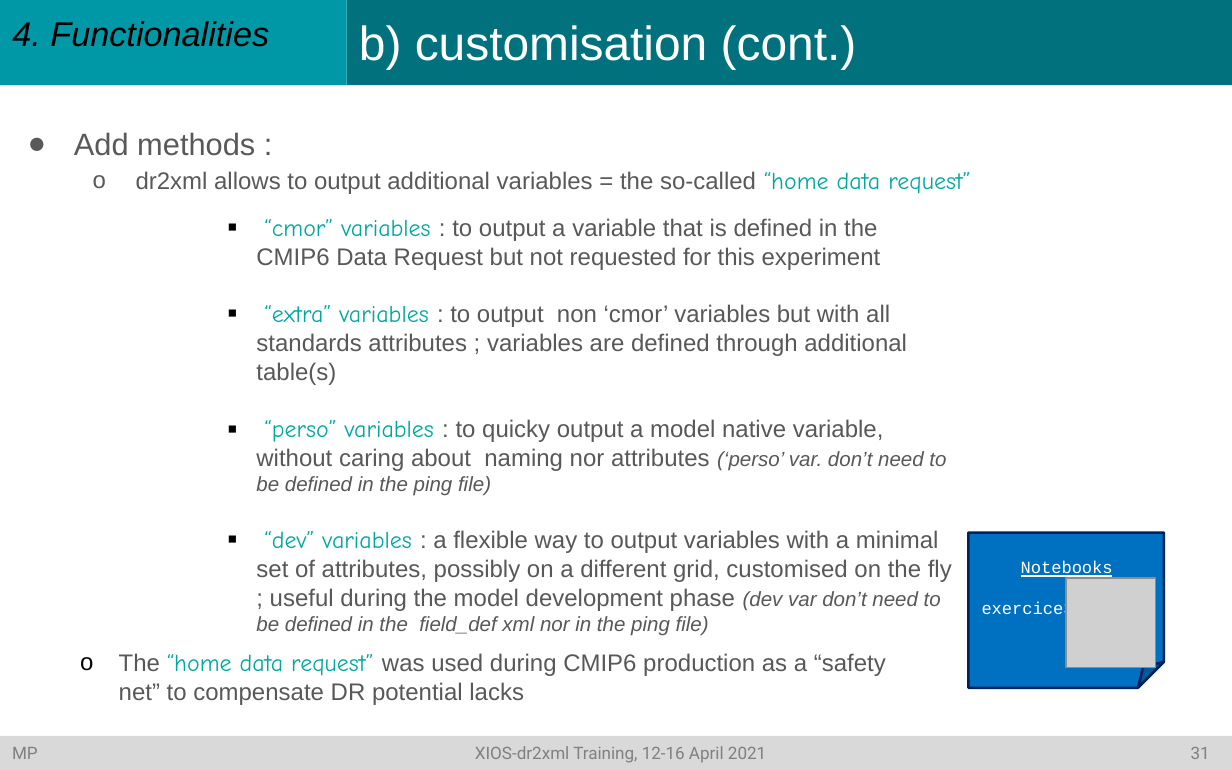
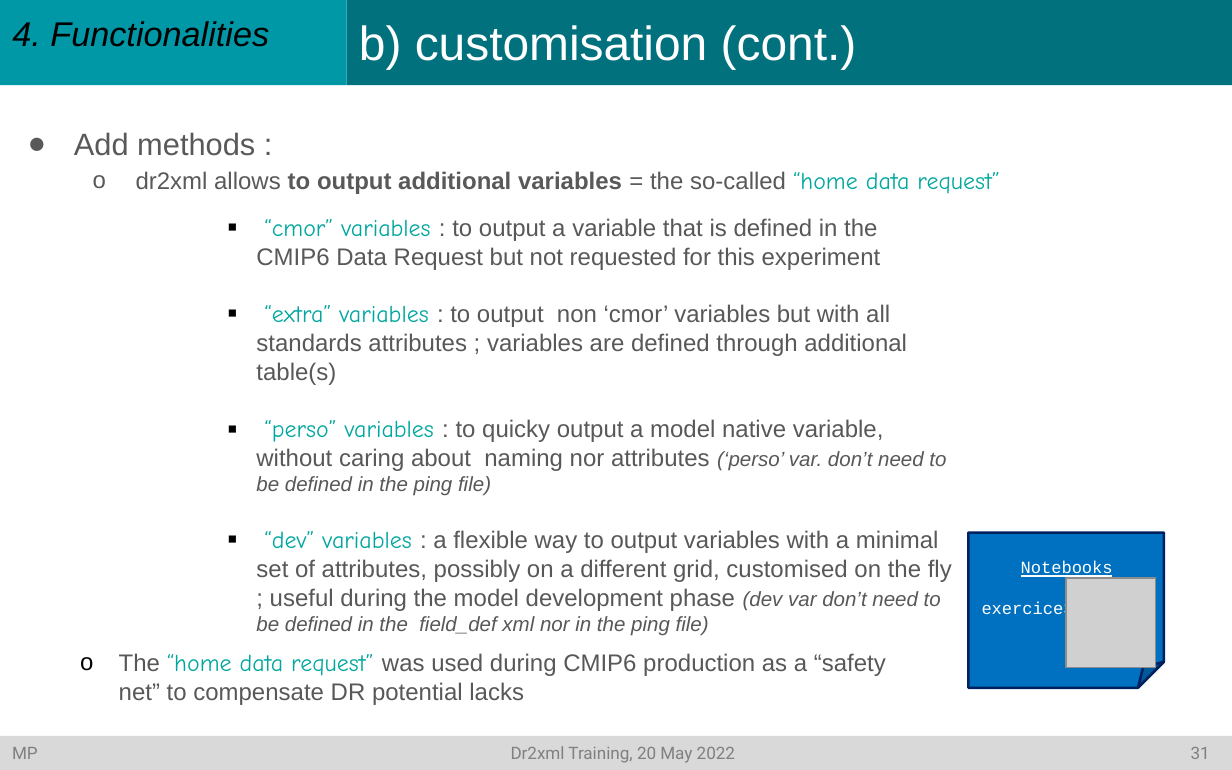
Before and after one commit to rigoudyg/dr2xml, a slide deck: slide 32 of slides/Formation_dr2xml.pptx. Drawn at 1232x770 pixels with LibreOffice and Linux fonts; fonts in the diff are those of the drawing; grey boxes stand for pictures. Boxes give left, top, right and bottom in pixels: in the first picture for what was removed or moved away, otherwise in the second. Text is boxed around its words. In the diff, an @@ line names an element or a change of style, - is before the commit and + after.

Commit message:
slides and docs for dr2xml training on 20.05.2022

```diff
--- a/slides/Formation_dr2xml.pptx
+++ b/slides/Formation_dr2xml.pptx
@@ text at [136, 171, 999, 194]: bold on in "to output additional variables" @@
@@ text in rectangle at [12, 746, 1210, 763]: text changed @@
-MP XIOS-dr2xml Training, 12-16 April 2021 31
+MP Dr2xml Training, 20 May 2022 31
```
Also in this commit, not shown: 42 other slides changed, 3 slides added, 4 other files.
